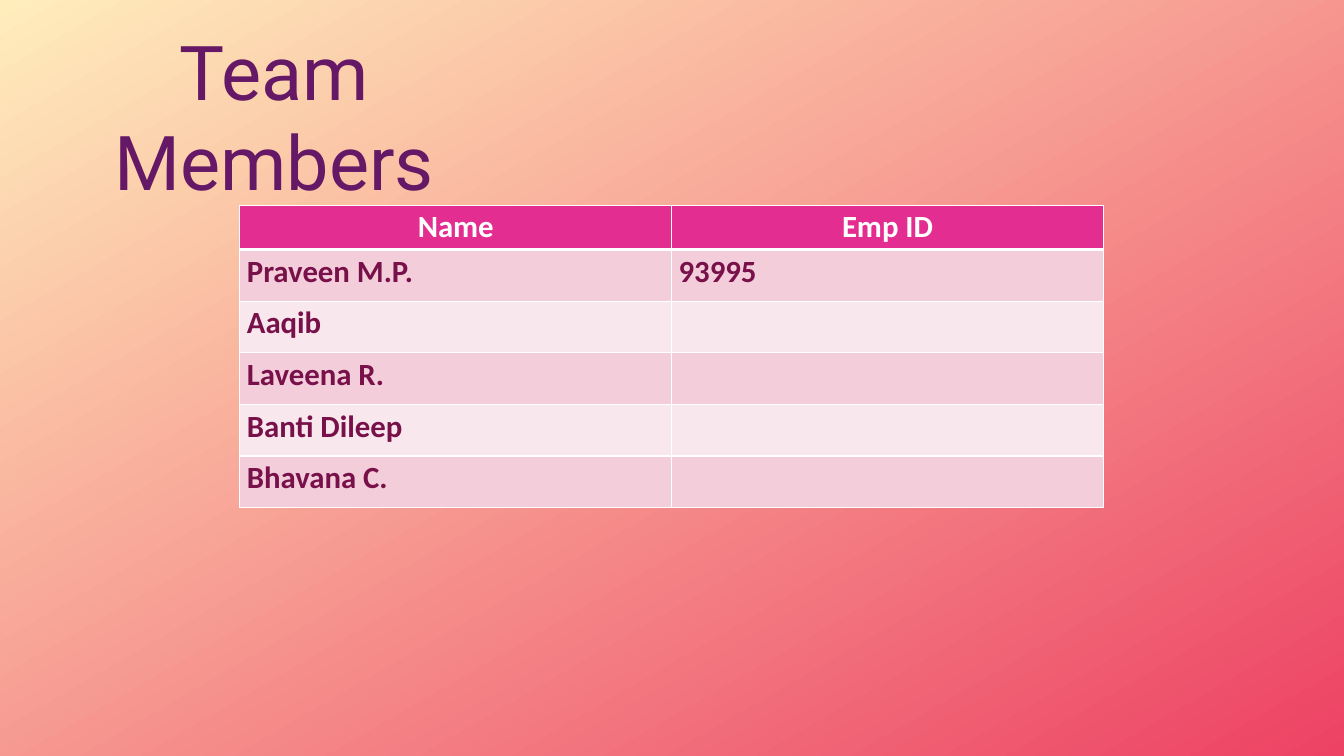
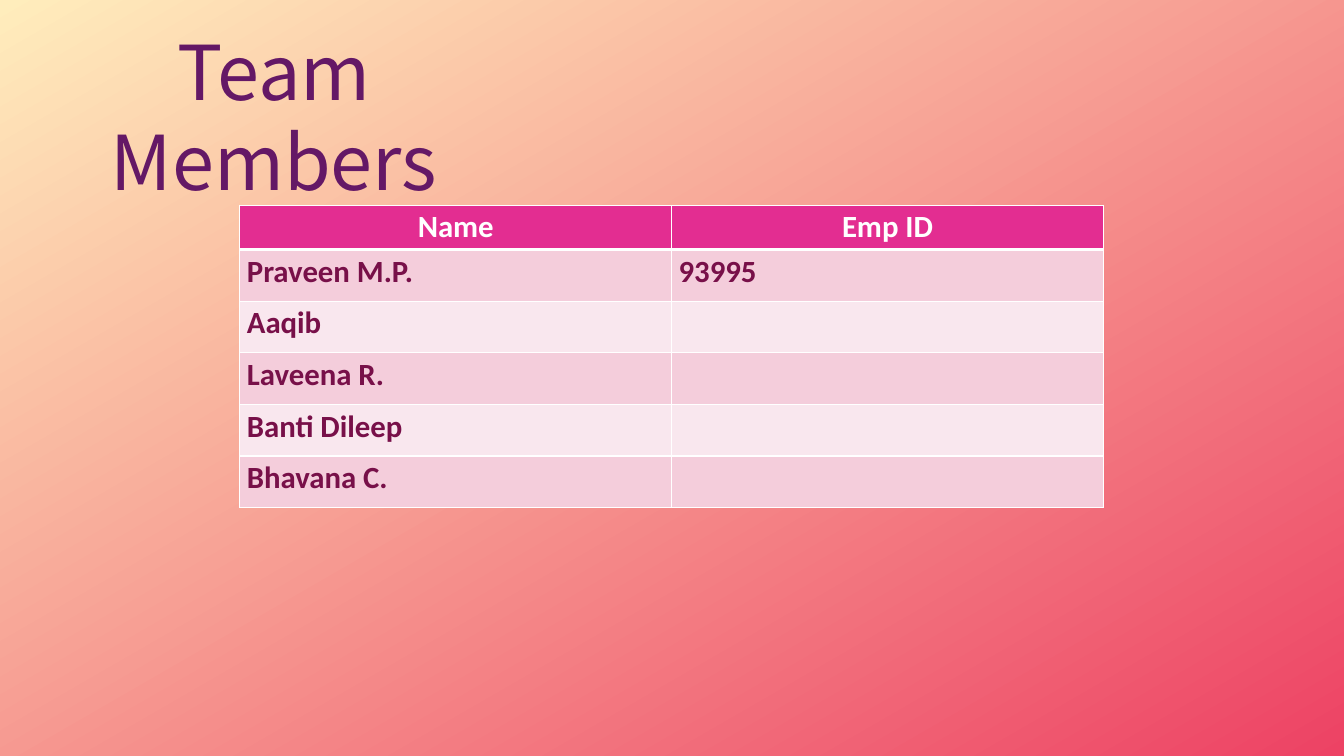
Before and after one commit to Bharatthsandheep/MP, a slide deck: slide 2 of Sports.pptx. Drawn at 1344x756 pixels with LibreOffice and Linux fonts; fonts in the diff are those of the drawing. Boxes give left, top, right and bottom in pixels: in the first picture for what was removed or moved away, otherwise in the second. Text is boxed around its words. In the diff, an @@ line names an element or a change of style, - is before the commit and + after.

```diff
--- a/Sports.pptx
+++ b/Sports.pptx
@@ text "Team Members" at <box>111,44,437,209</box>: font Roboto to Noto Sans CJK SC @@
```
Also in this commit, not shown: 2 other slides changed, 2 slides added, 1 slide removed.
